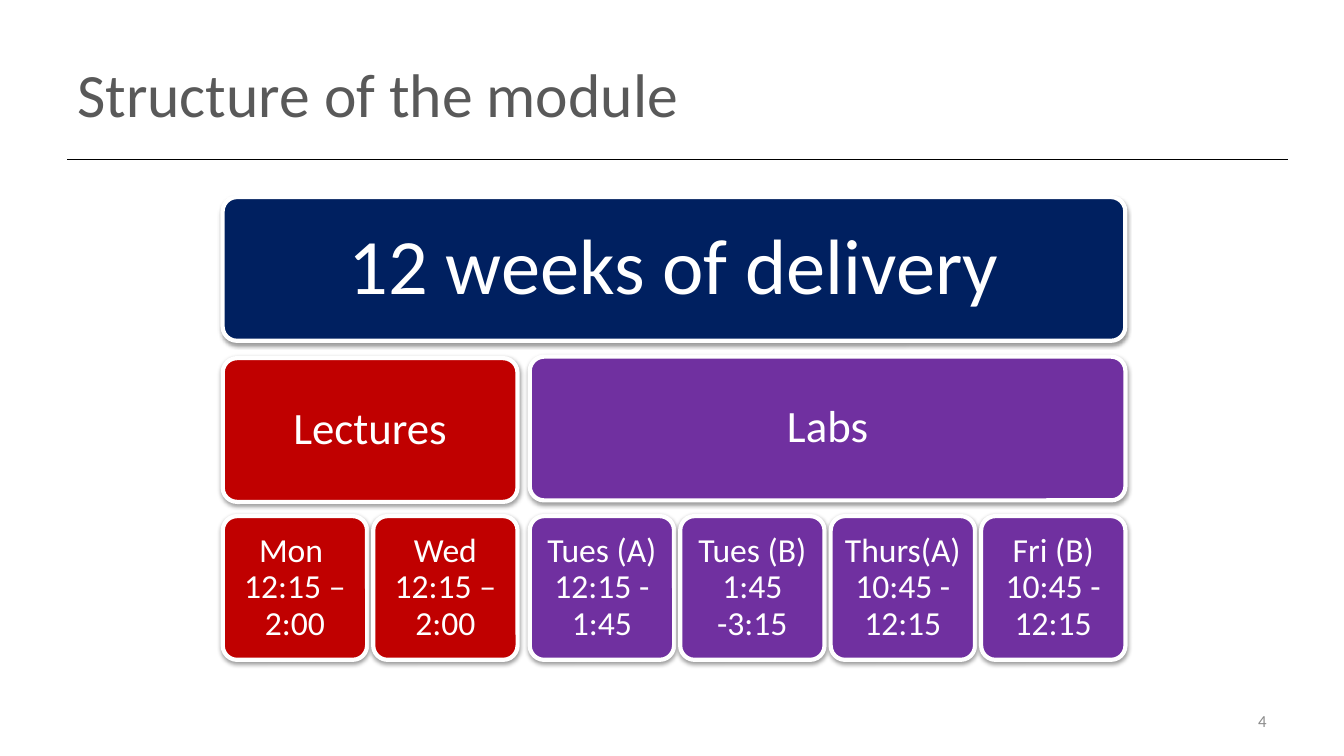
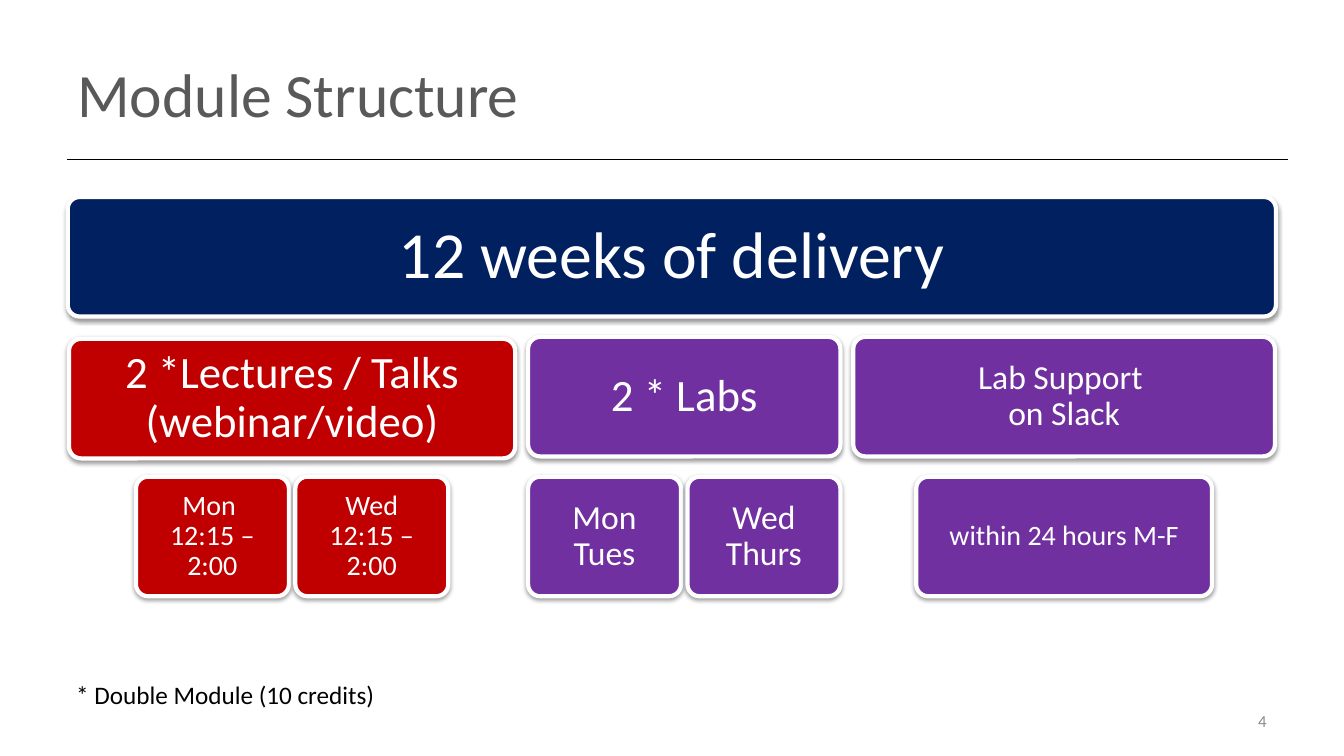
Before and after one commit to wit-hdip-comp-sci-2019/wit-hdip-comp-sci-2019.github.io, a slide deck: slide 4 of g1-induction/unit-1-semester-1/talk-3-programming/a-intro-to-programming.pptx. Drawn at 1344x756 pixels with LibreOffice and Linux fonts; fonts in the diff are those of the drawing. Boxes give left, top, right and bottom in pixels: in the first picture for what was removed or moved away, otherwise in the second. Text is boxed around its words. In the diff, an @@ line names an element or a change of style, - is before the commit and + after.

```diff
--- a/g1-induction/unit-1-semester-1/talk-3-programming/a-intro-to-programming.pptx
+++ b/g1-induction/unit-1-semester-1/talk-3-programming/a-intro-to-programming.pptx
@@ title at [77, 74, 519, 118]: text changed @@
-Structure of the module
+Module Structure
@@ rounded rectangle: place and size @@
-rounded rectangle at [223, 197, 1126, 341]
+rounded rectangle at [68, 197, 1276, 317]
@@ text "12 weeks of delivery": place and size @@
-text "12 weeks of delivery" at [349, 239, 999, 307]
+text "12 weeks of delivery" at [399, 232, 944, 289]
@@ text "12 weeks of delivery" at [399, 232, 944, 289]: size 56 to 47 pt; less space between paragraphs @@
@@ rounded rectangle: place and size @@
-rounded rectangle at [223, 358, 518, 502]
+rounded rectangle at [69, 339, 515, 459]
@@ rounded rectangle: place and size @@
-rounded rectangle at [530, 357, 1126, 501]
+rounded rectangle at [528, 337, 841, 457]
@@ text at [611, 380, 757, 412]: text changed @@
-Labs
+2 * Labs
@@ rounded rectangle: place and size @@
-rounded rectangle at [223, 516, 367, 660]
+rounded rectangle at [136, 477, 289, 597]
@@ rounded rectangle: place and size @@
-rounded rectangle at [373, 516, 517, 660]
+rounded rectangle at [295, 477, 449, 597]
@@ rounded rectangle: place and size @@
-rounded rectangle at [530, 516, 675, 660]
+rounded rectangle at [528, 477, 682, 597]
@@ rounded rectangle: place and size @@
-rounded rectangle at [681, 516, 825, 660]
+rounded rectangle at [688, 477, 841, 597]
@@ rounded rectangle: place and size @@
-rounded rectangle at [981, 516, 1125, 660]
+rounded rectangle at [917, 477, 1213, 597]
@@ text "Mon 12:15 – 2:00" at [170, 497, 237, 575]: size 24 to 20 pt; less space between paragraphs @@
@@ text "Mon 12:15 – 2:00": place and size @@
-text "Mon 12:15 – 2:00" at [244, 540, 325, 636]
+text "Mon 12:15 – 2:00" at [170, 497, 237, 575]
@@ text "Wed 12:15 – 2:00": place and size @@
-text "Wed 12:15 – 2:00" at [395, 538, 477, 636]
+text "Wed 12:15 – 2:00" at [329, 495, 398, 576]
@@ text "Wed 12:15 – 2:00" at [329, 495, 398, 576]: size 24 to 20 pt; less space between paragraphs @@
@@ group added at [125, 337, 1275, 566]: 5 texts, 1 rounded rectangle @@
+2 *Lectures / Talks
+(webinar/video)
+Mon Tues
+Wed Thurs
+Lab Support
+on Slack
+within 24 hours M-F
@@ group removed at [293, 415, 1094, 660]: 5 texts, 1 rounded rectangle @@
-Lectures
-Tues (A)
-12:15 - 1:45
-Tues (B)
-1:45 -3:15
-Thurs(A)
-10:45 -
-12:15
-Fri (B)
-10:45 -
-12:15
@@ text added at [94, 685, 375, 708], 18 pt, text #000000 @@
+* Double Module (10 credits)
```
Also in this commit, not shown: 10 other slides changed, 8 slides added, 3 slides removed, 11 other files.
